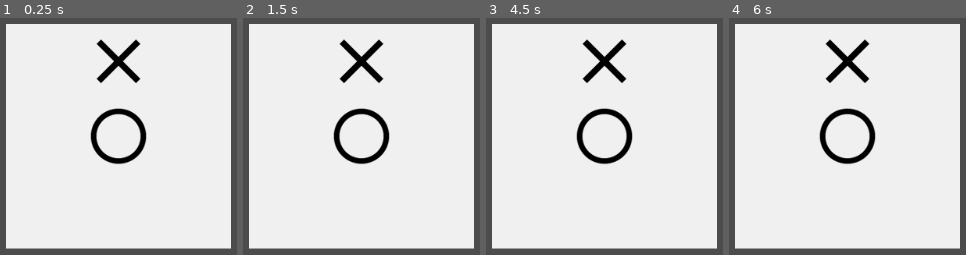
Above: before the commit, frames 1-4 (left to right).
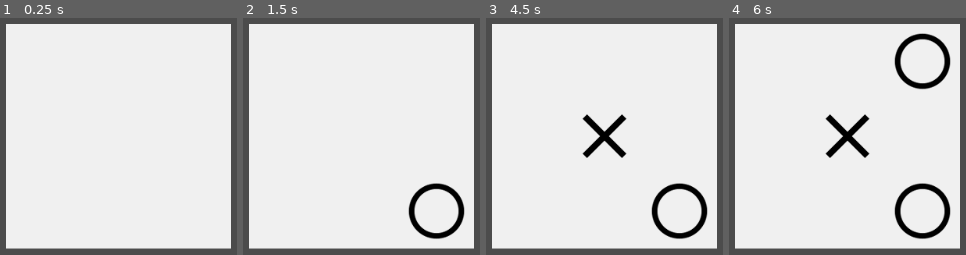
Above: after the commit, the same moments.

Repository: vivisuke/TicTacToe
Game: Godot game, scene res://MainScene.tscn
Two runs of this game, one before a commit and one after it. Both use one fixed random seed, a clock stepped at 60 frames per second and the inputs below. Before the commit the project has no main scene; this scene is started directly in both runs.
Inputs (mouse positions are in pixels of both pictures, inside the frame that each line leads up to):
- Up to frame 1 (0.25 s): no input
- Up to frame 2 (1.5 s): tap Enter at 0.5 s; move the mouse to (outside the picture) at 0.52 s; click (outside the picture) at 0.67 s; tap Space at 1.25 s; move the mouse to (413, 205) at 1.27 s; click (413, 205) at 1.42 s
- Up to frame 3 (4.5 s): tap Enter at 2, 3.5 s; move the mouse to (outside the picture) at 2.02 s; click (outside the picture) at 2.17 s; tap Space at 2.75, 4.25 s; move the mouse to (outside the picture) at 2.77 s; click (outside the picture) at 2.92 s; move the mouse to (outside the picture) at 3.52 s; click (outside the picture) at 3.67 s; move the mouse to (576, 112) at 4.27 s; click (576, 112) at 4.42 s
- Up to frame 4 (6 s): move the mouse to (outside the picture) at 5.02 s; click (outside the picture) at 5.17 s; move the mouse to (939, 65) at 5.77 s; click (939, 65) at 5.92 s

The runs differ from the first frame. In frame 1, 3.2% of the frame differs, in the area x 37-63%, y 8-62%; in frame 2, 5.1%; in frame 3, 5.9%; in frame 4, 7.7%, in the area x 37-94%, y 6-94%.

Commit message:
0004 ◎ C 10/22 10/22 0.001│ToDo│盤面マウスクリックでゲーム可能に

Diff:
--- /dev/null
+++ b/TicTacToe/MainScene.gd
@@ -0,0 +1,51 @@
+extends Node2D
+
+const ALPHA = 0.2
+const GAMMA = 0.99
+const N_HORZ = 3
+const N_VERT = 3
+const CELL_WIDTH = 96
+const N_2_POWER_9 = 512			# 2^9
+const N_3_POWER_9 = 19683		# 3^9
+const ALL_BITS = (1<<9) - 1		# 盤面全体
+enum {
+	TILE_EMPTY = -1,
+	TILE_O,
+	TILE_X,
+}
+var started = false
+var ended = false		# 終局状態
+var next				# TILE_O or TILE_X
+var bits_O = 0			# O 状態ビットボード
+var bits_X = 0			# X 状態ビットボード
+
+func _ready():
+	init_board()
+	pass # Replace with function body.
+func init_board():
+	ended = false
+	next = TILE_O
+	#moved = []
+	bits_O = 0
+	bits_X = 0
+	for y in N_VERT:
+		for x in N_HORZ:
+			$Board/TileMap.set_cell(x, y, TILE_EMPTY)
+func set_cell(x : int, y : int, v : int):
+	$Board/TileMap.set_cell(x, y, v)
+	var mask = 1 << (y*N_HORZ + x)
+	if v == TILE_O:
+		bits_O |= mask
+	else:
+		bits_X |= mask
+func _input(event):
+	if event is InputEventMouseButton && event.is_pressed():
+		var pos = $Board/TileMap.get_local_mouse_position()
+		var map = $Board/TileMap.world_to_map(pos)
+		print(map)
+		if map.x < 0 || map.x >= N_HORZ || map.y < 0 || map.y >= N_VERT: return
+		set_cell(map.x, map.y, next)
+		next = (TILE_O + TILE_X) - next			# 手番交代
+
+func _process(delta):
+	pass
--- a/TicTacToe/MainScene.tscn
+++ b/TicTacToe/MainScene.tscn
@@ -1,7 +1,8 @@
-[gd_scene load_steps=4 format=2]
+[gd_scene load_steps=5 format=2]
 
 [ext_resource path="res://images/circle_black.png" type="Texture" id=1]
 [ext_resource path="res://images/close_black.png" type="Texture" id=2]
+[ext_resource path="res://MainScene.gd" type="Script" id=3]
 
 [sub_resource type="TileSet" id=1]
 0/name = "circle_black.png 0"
@@ -34,8 +35,9 @@
 1/z_index = 0
 
 [node name="MainScene" type="Node2D"]
+script = ExtResource( 3 )
 
-[node name="BoardBG" type="ColorRect" parent="."]
+[node name="Board" type="ColorRect" parent="."]
 margin_left = 96.0
 margin_top = 96.0
 margin_right = 384.0
@@ -45,7 +47,7 @@
 "_edit_use_anchors_": false
 }
 
-[node name="TileMap" type="TileMap" parent="BoardBG"]
+[node name="TileMap" type="TileMap" parent="Board"]
 tile_set = SubResource( 1 )
 cell_size = Vector2( 96, 96 )
 format = 1
--- a/TicTacToe/project.godot
+++ b/TicTacToe/project.godot
@@ -11,6 +11,7 @@
 [application]
 
 config/name="TicTacToe"
+run/main_scene="res://MainScene.tscn"
 config/icon="res://icon.png"
 
 [physics]
Not shown, changed: TicTacToe.spr
